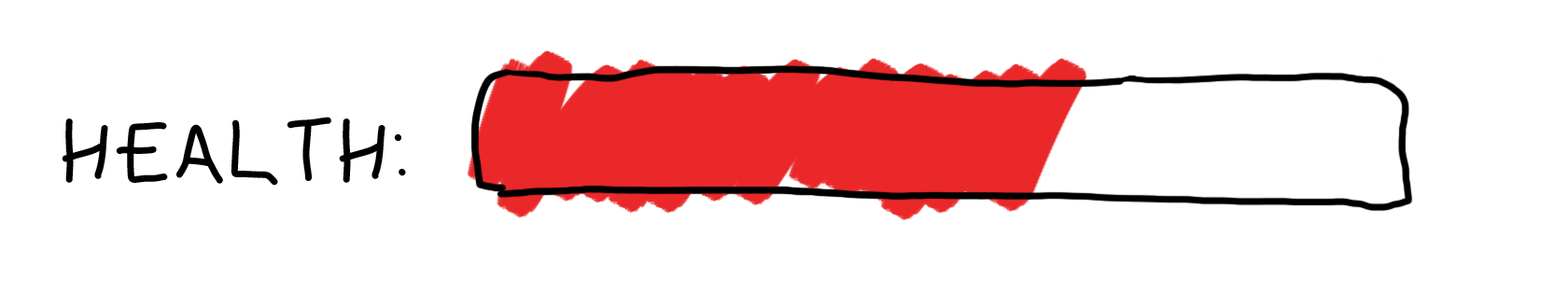
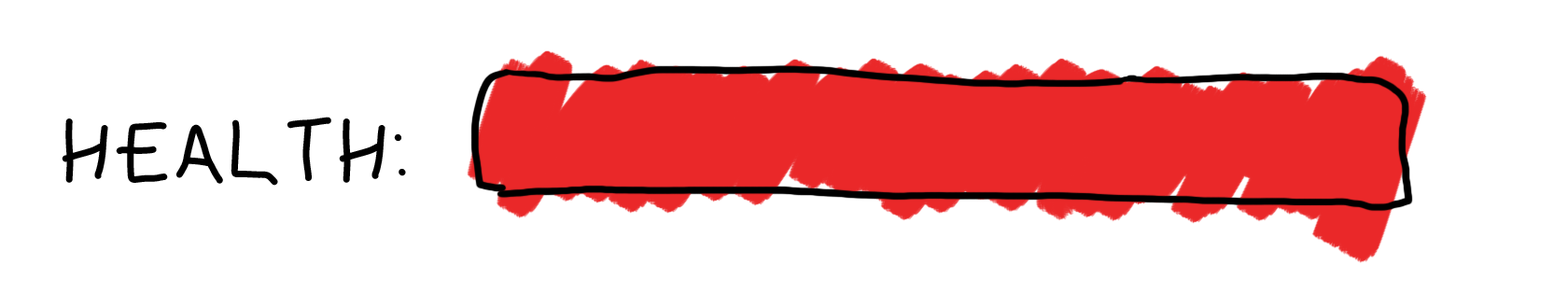
Layer changes from the first w=1568, h=292 image to the second:
painted on "Fill" over [1029, 55, 1428, 265]
